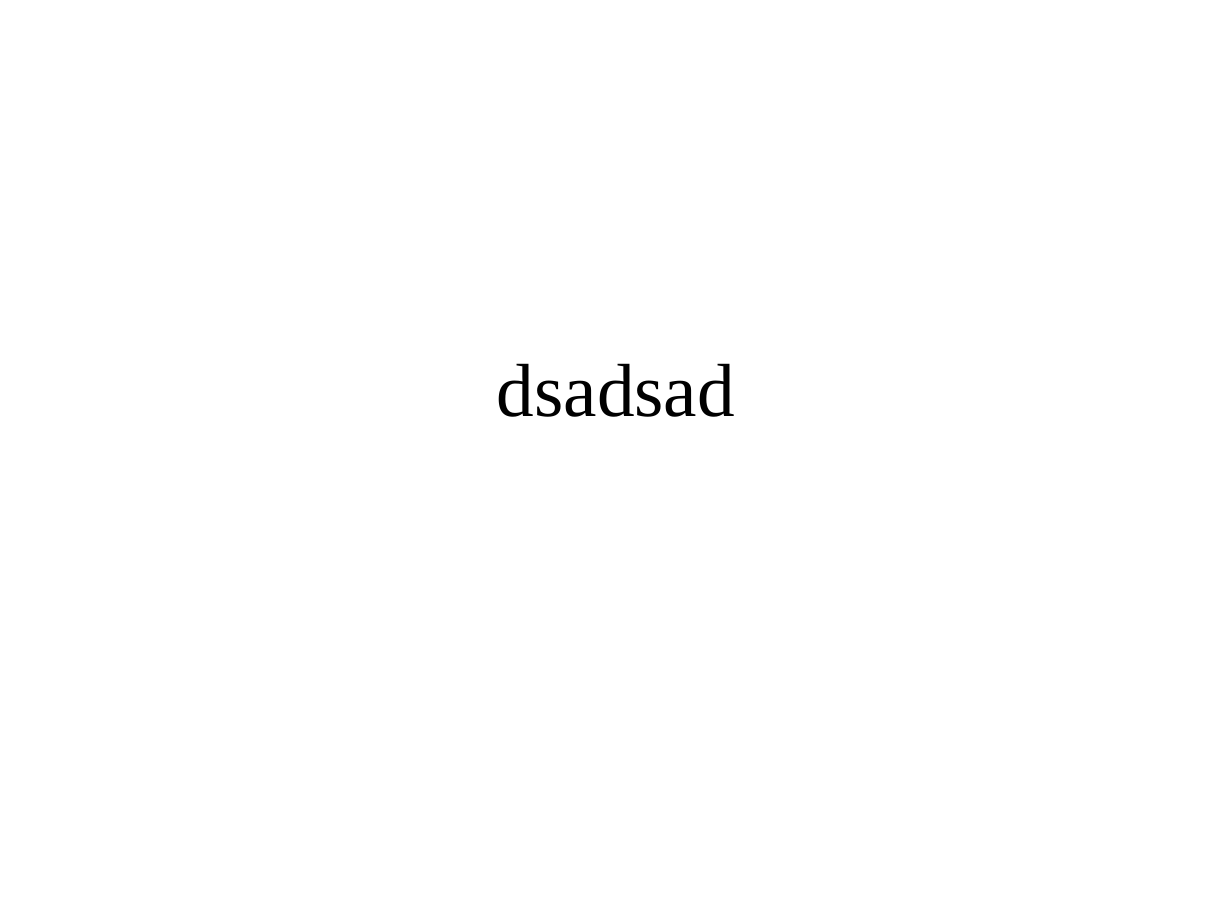
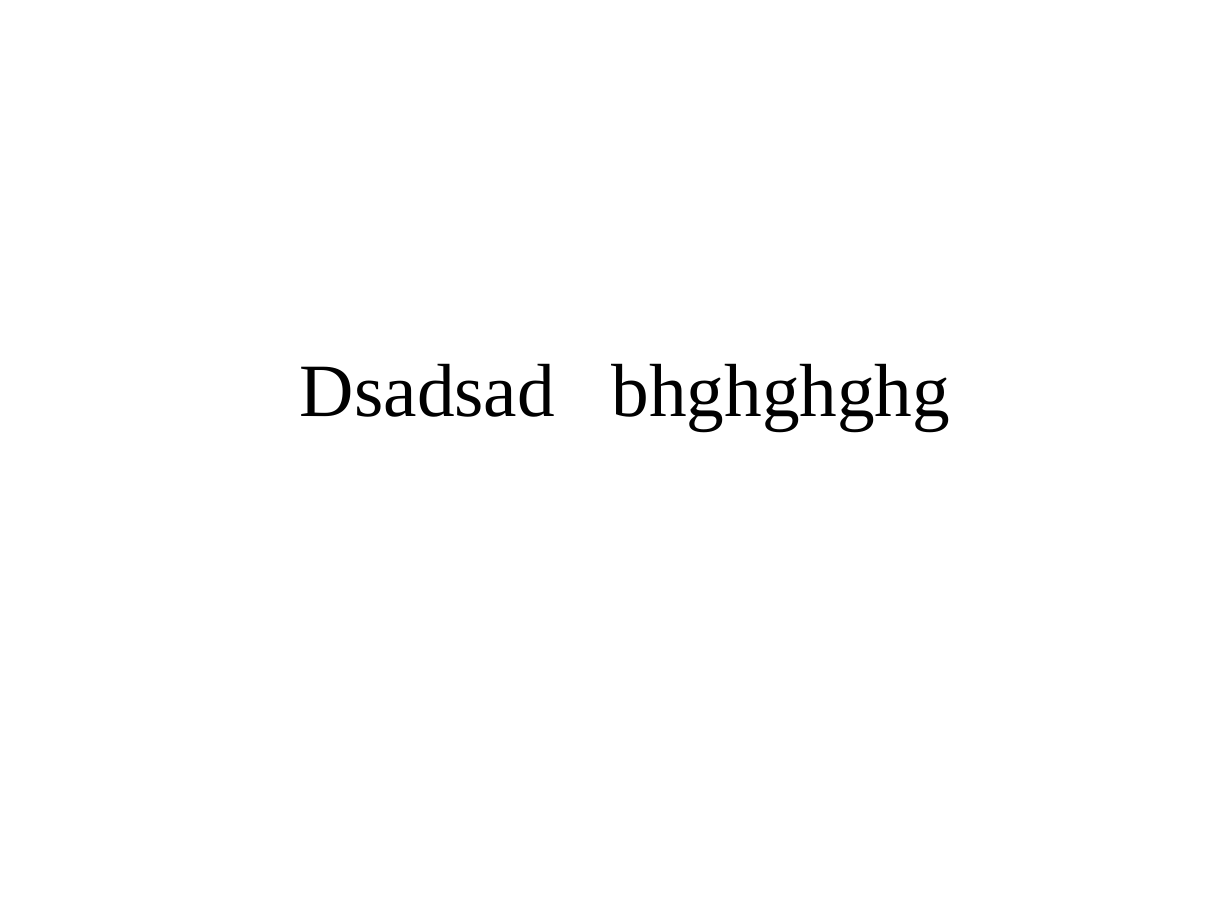
Before and after one commit to lea052/TheMarker, a slide deck: slide 1 of New מצגת של Microsoft PowerPoint.ppt. Drawn at 1232x924 pixels with LibreOffice and Linux fonts; fonts in the diff are those of the drawing. Boxes give left, top, right and bottom in pixels: in the first picture for what was removed or moved away, otherwise in the second. Text is boxed around its words. In the diff, an @@ line names an element or a change of style, - is before the commit and + after.

Commit message:
test tow

```diff
--- a/New מצגת של Microsoft PowerPoint.ppt
+++ b/New מצגת של Microsoft PowerPoint.ppt
@@ title at bbox=[300, 363, 950, 430]: text changed @@
-dsadsad
+Dsadsad bhghghghg
```
